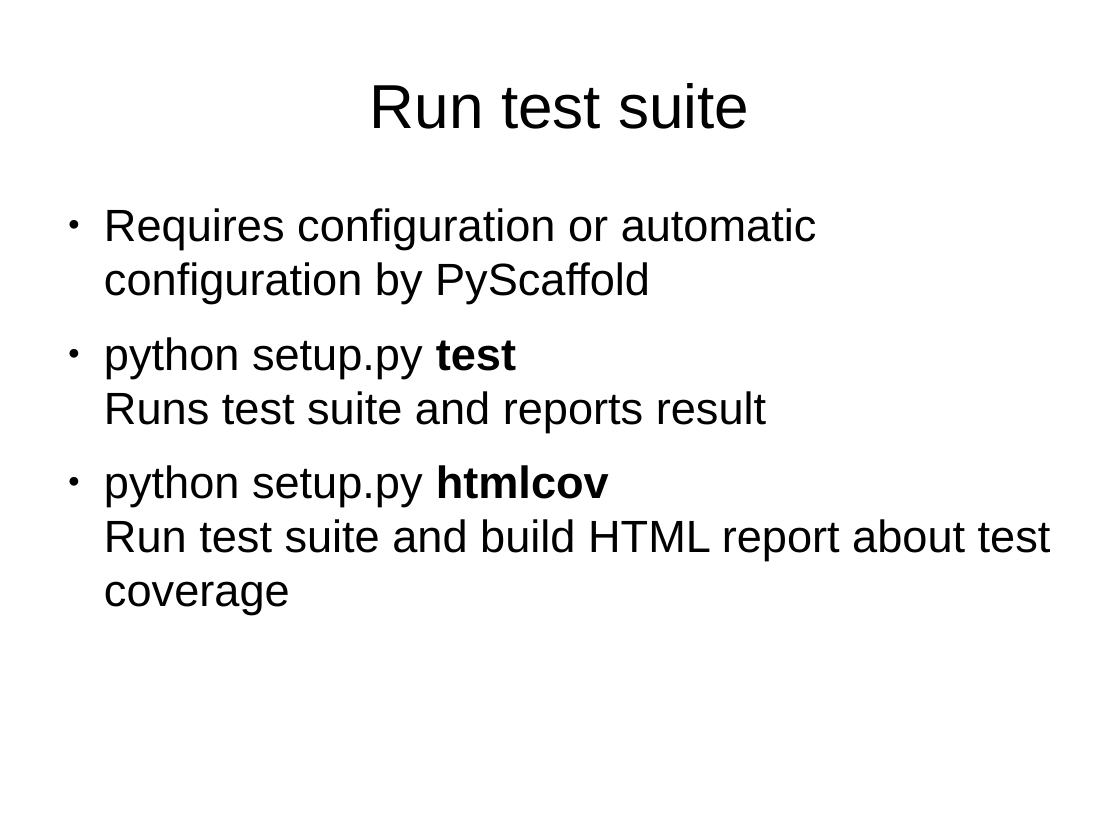
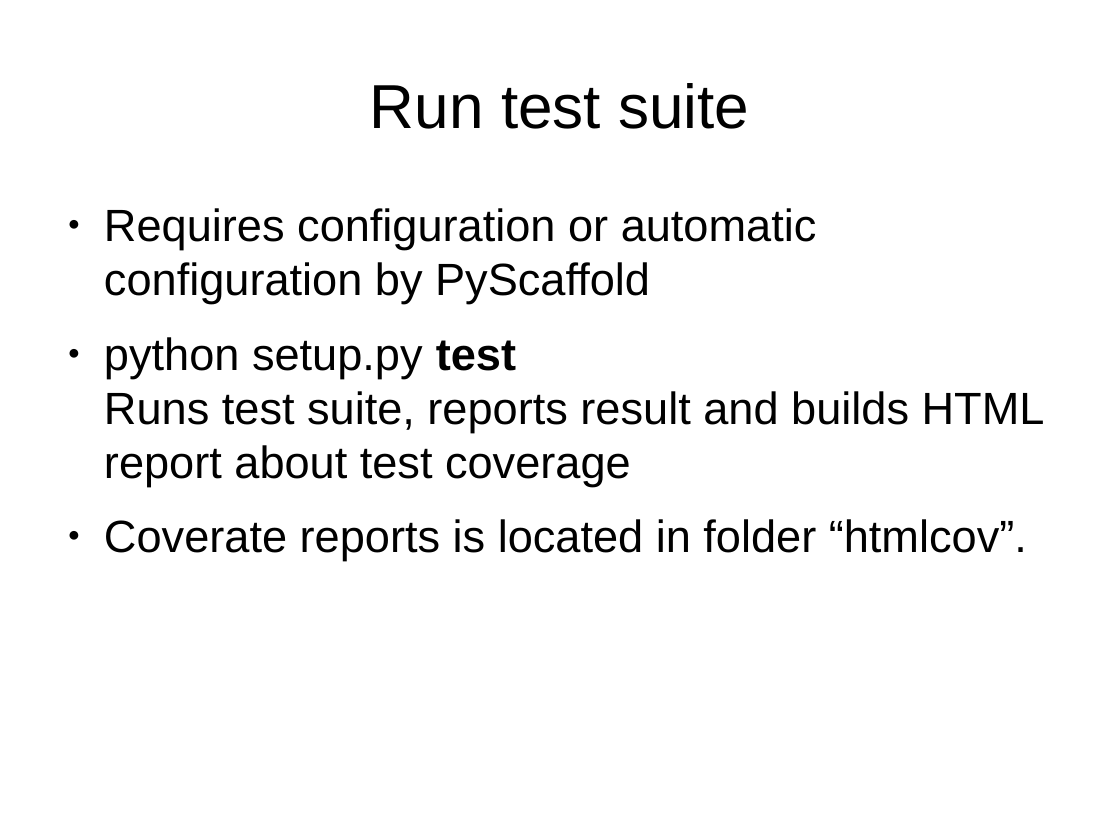
Before and after one commit to roskakori/talks, a slide deck: slide 30 of pygraz/opensourceprojects/Open source projects with Python.odp (slide 28 before the commit). Drawn at 1120x840 pixels with LibreOffice and Linux fonts; fonts in the diff are those of the drawing. Boxes give left, top, right and bottom in pixels: in the first picture for what was removed or moved away, otherwise in the second. Text is boxed around its words. In the diff, an @@ line names an element or a change of style, - is before the commit and + after.

Commit message:
Added slides about testing and continuous integration.

```diff
--- a/pygraz/opensourceprojects/Open source projects with Python.odp
+++ b/pygraz/opensourceprojects/Open source projects with Python.odp
@@ text at (104, 337, 1045, 561): text changed @@
-● python setup.py test
-  Runs test suite and reports result
-● python setup.py htmlcov
-  Run test suite and build HTML report about test coverage
+● python setup.py test
+  Runs test suite, reports result and builds HTML report about test coverage
+● Coverate reports is located in folder “htmlcov”.
```
Also in this commit, not shown: 2 other slides changed, 10 slides added, 2 slides removed.
